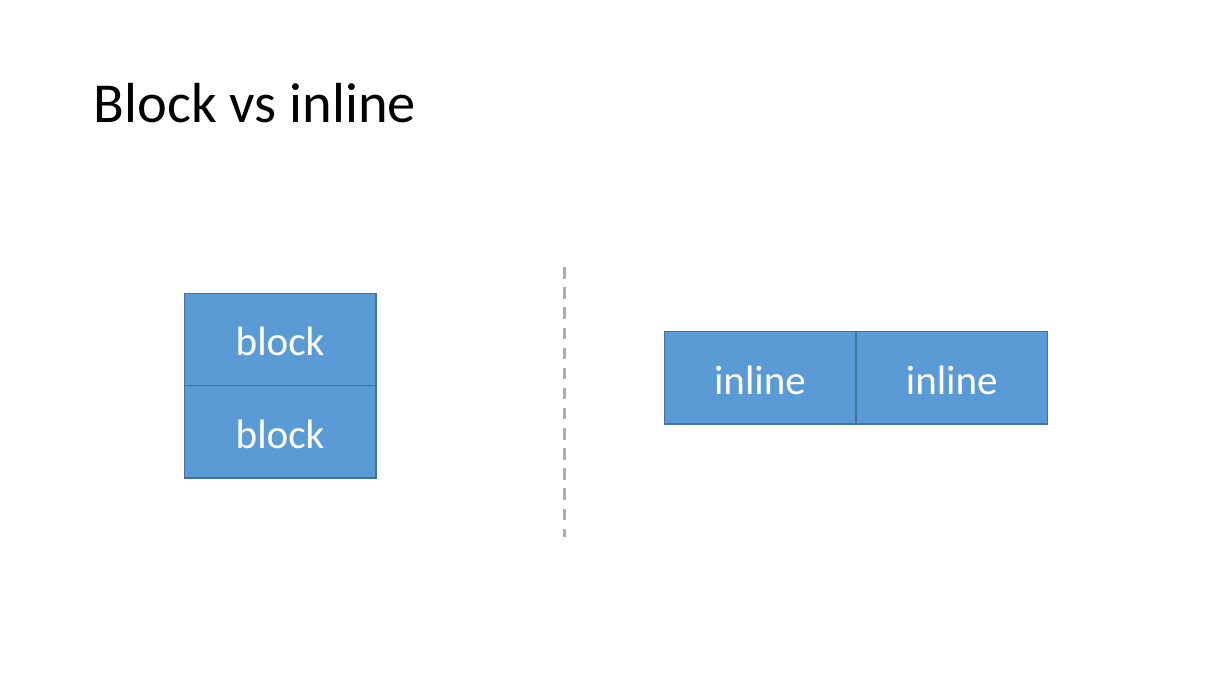
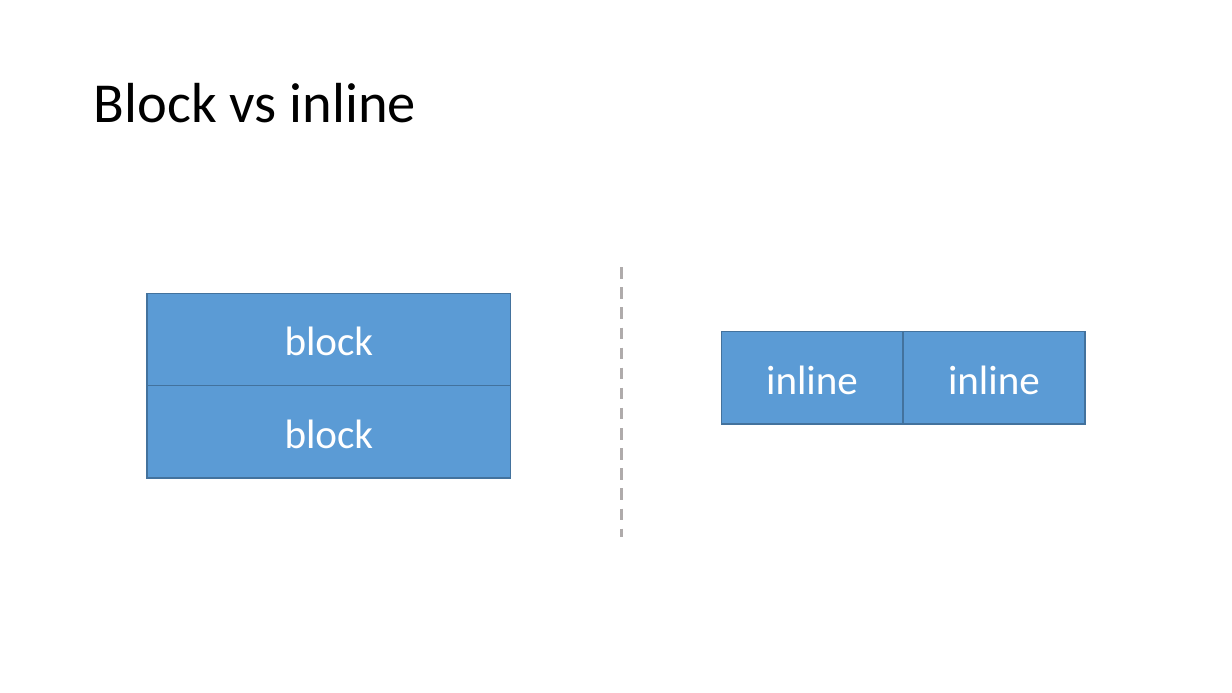
Before and after one commit to Nuevas-Tecnologias-FIUBA/Clase-HTML-CSS, a slide deck: slide 10 of Slides/Clase.pptx (slide 9 before the commit). Drawn at 1232x693 pixels with LibreOffice and Linux fonts; fonts in the diff are those of the drawing. Boxes give left, top, right and bottom in pixels: in the first picture for what was removed or moved away, otherwise in the second. Text is boxed around its words. In the diff, an @@ line names an element or a change of style, - is before the commit and + after.

```diff
--- a/Slides/Clase.pptx
+++ b/Slides/Clase.pptx
@@ line moved from (565, 267) - (565, 538) to (622, 267) - (622, 538) @@
@@ rectangle "block": place and size @@
-rectangle "block" at [184, 293, 376, 385]
+rectangle "block" at [147, 293, 511, 385]
@@ rectangle "inline": place and size @@
-rectangle "inline" at [665, 332, 857, 424]
+rectangle "inline" at [722, 332, 904, 424]
@@ rectangle "inline": place and size @@
-rectangle "inline" at [856, 332, 1048, 424]
+rectangle "inline" at [903, 332, 1085, 424]
@@ rectangle "block": place and size @@
-rectangle "block" at [184, 385, 376, 478]
+rectangle "block" at [147, 385, 511, 478]
```
Also in this commit, not shown: 7 other slides changed, 11 slides added, 2 slides removed.
